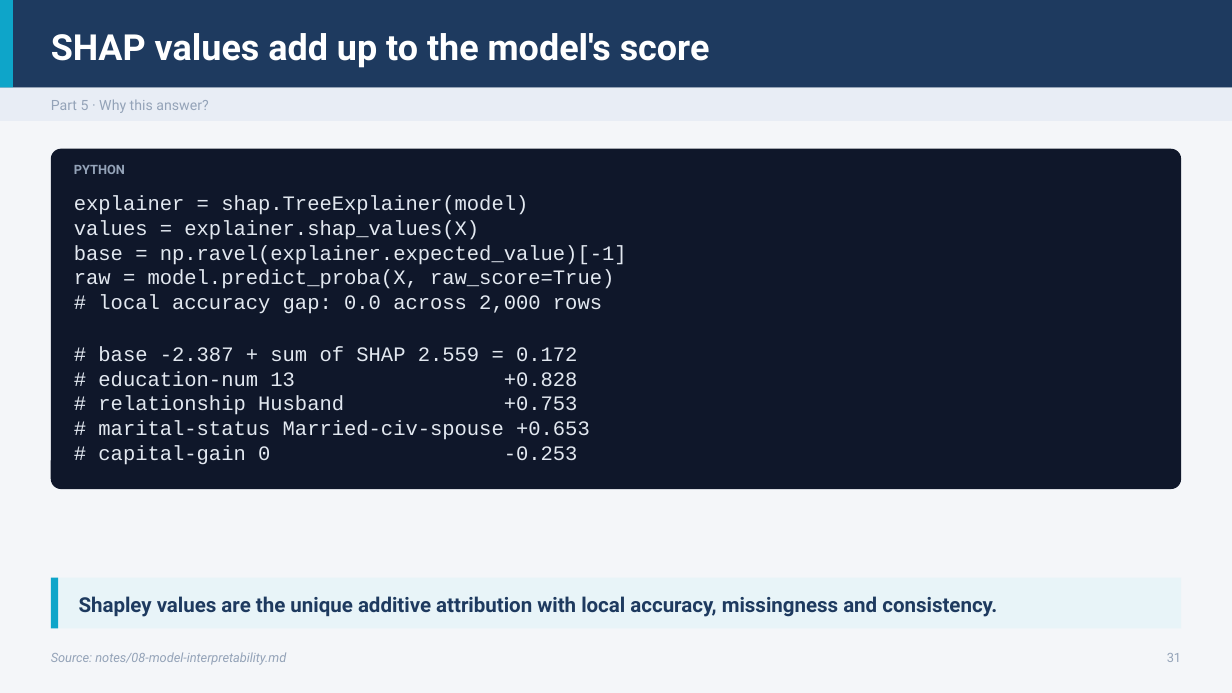
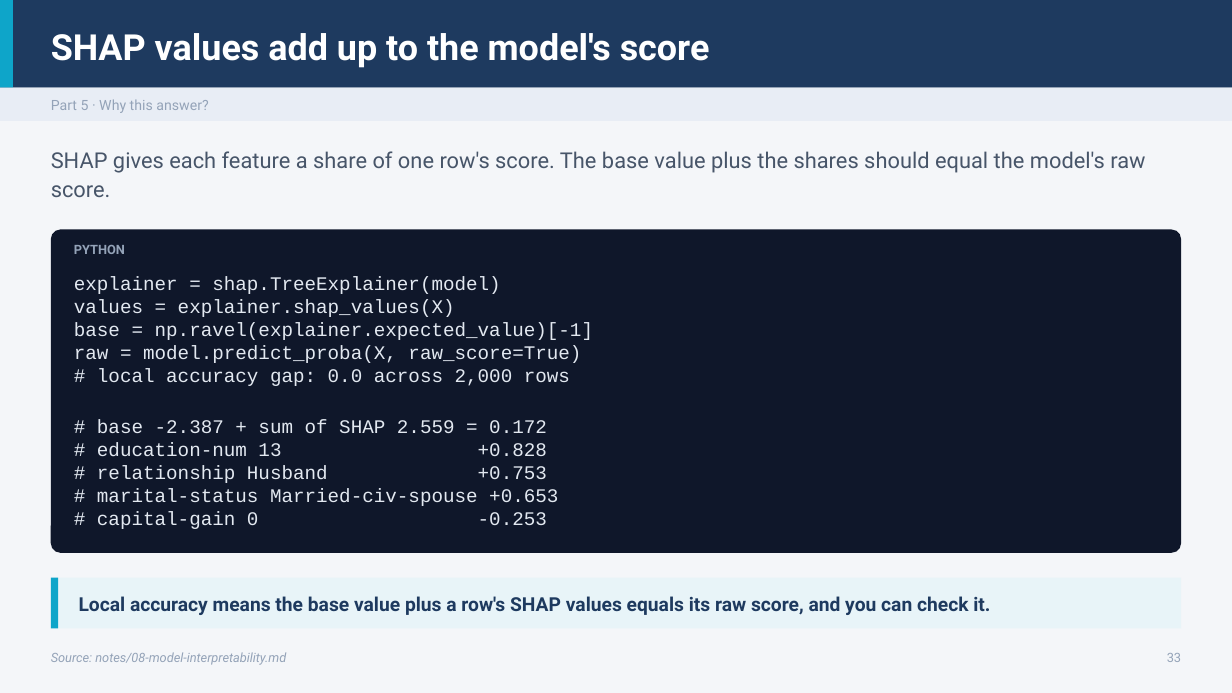
Before and after one commit to ramseywise/learn-ai-engineering, a slide deck: slide 33 of data-science/01-classical-ml/slides/classical-ml.pptx (slide 31 before the commit). Drawn at 1232x693 pixels with LibreOffice and Linux fonts; fonts in the diff are those of the drawing. Boxes give left, top, right and bottom in pixels: in the first picture for what was removed or moved away, otherwise in the second. Text is boxed around its words. In the diff, an @@ line names an element or a change of style, - is before the commit and + after.

Commit message:
Refactor NLP and Time Series slides with updated content and improved clarity
- Updated slide content in NLP deck to enhance understanding of preprocessing impacts, model evaluation, and feature selection.
- Revised titles and added recall questions for better engagement and retention.
- Enhanced the Time Series and Recommenders deck with new case studies and clarified explanations of segment forecasting.
- Improved the build_deck script to accommodate new color accents for better visual distinction in presentations.
- Updated PDF and PPTX files for both NLP and Time Series slides to reflect the latest changes.

```diff
--- a/data-science/01-classical-ml/slides/classical-ml.pptx
+++ b/data-science/01-classical-ml/slides/classical-ml.pptx
@@ text added at box(51, 151, 1145, 197), 17 pt, text #475569 @@
+SHAP gives each feature a share of one row's score. The base value plus the shares should equal the model's raw score.
@@ rounded rectangle: place and size @@
-rounded rectangle at box(51, 149, 1181, 489)
+rounded rectangle at box(51, 229, 1181, 553)
@@ text "PYTHON": place and size @@
-text "PYTHON" at box(74, 165, 125, 174)
+text "PYTHON" at box(74, 245, 125, 254)
@@ text "explainer = shap.TreeExplainer(model)": place and size @@
-text "explainer = shap.TreeExplainer(model)" at box(74, 196, 627, 465)
+text "explainer = shap.TreeExplainer(model)" at box(74, 276, 593, 529)
@@ text "explainer = shap.TreeExplainer(model)" at box(74, 276, 593, 529): size 16 to 15 pt @@
@@ text at box(79, 596, 990, 615): text changed; size 16 to 15 pt @@
-Shapley values are the unique additive attribution with local accuracy, missingness and consistency.
+Local accuracy means the base value plus a row's SHAP values equals its raw score, and you can check it.
@@ text at box(1167, 653, 1181, 662): text changed @@
-31
+33
```
Also in this commit, not shown: 22 other slides changed, 19 slides added, 18 other files.
